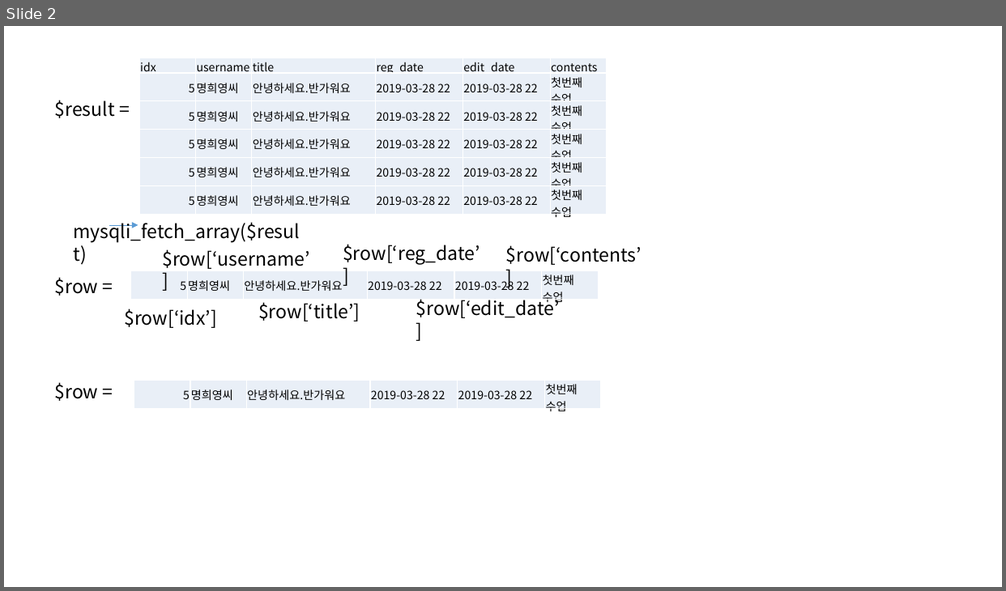
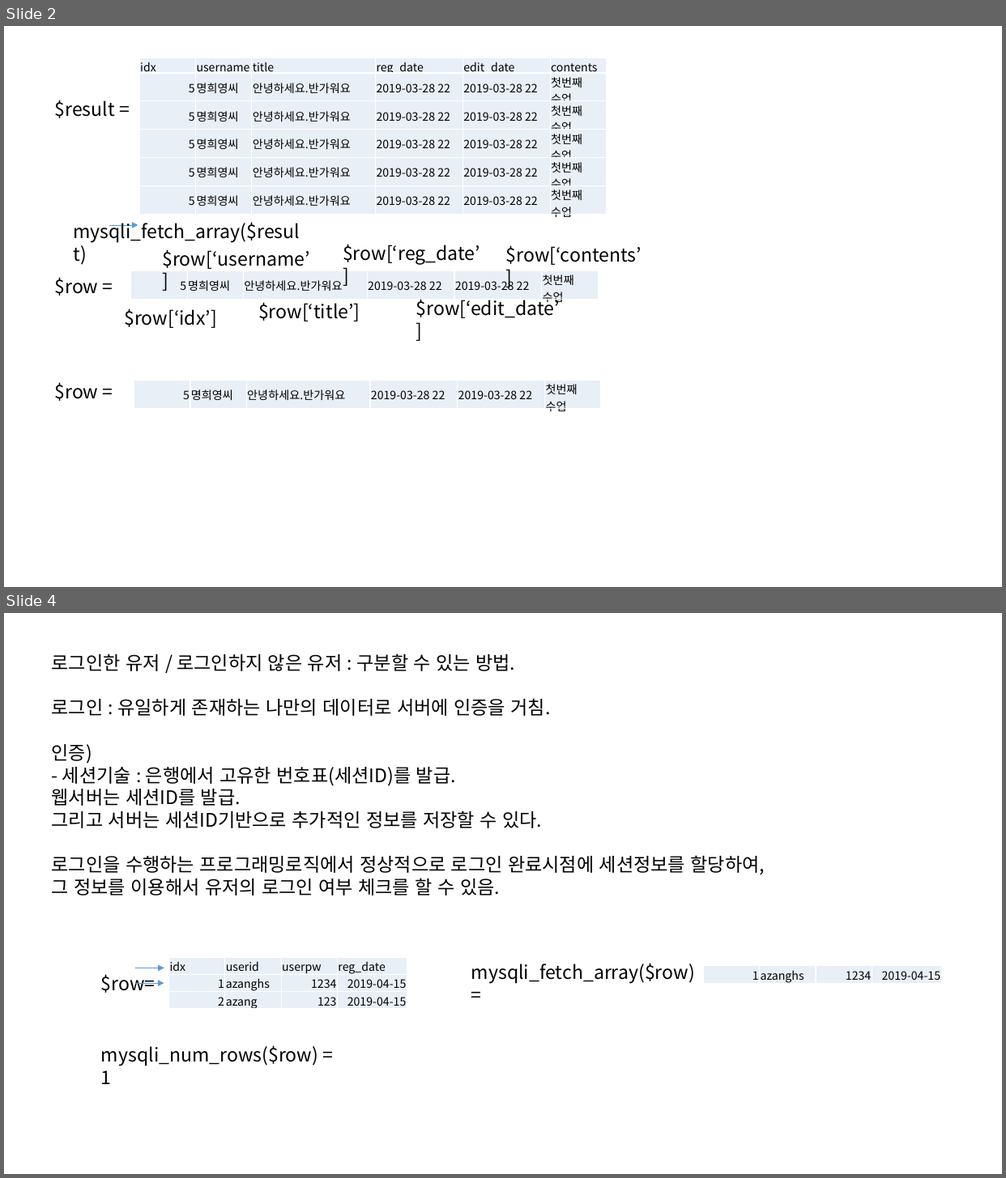
Before and after one commit to hyeung-suk-jang/phpsite, a slide deck: 0415.pptx. Shown one above the other, each under a label of ours: slide 2 before the commit, slides 2 and 4 after it; the slides between them are not shown. The pictures are 1006x591 and 1006x1178 pixels, drawn with LibreOffice and Linux fonts; fonts in the diff are those of the drawing. Boxes give left, top, right and bottom in pixels: in the first picture for what was removed or moved away, otherwise in the second. Text is boxed around its words. In the diff, an @@ line names an element or a change of style, - is before the commit and + after.

```diff
--- a/0415.pptx
+++ b/0415.pptx
@@ slide 4 added at (4, 613, 1002, 1174), background #FFFFFF @@
@@ text added at (52, 653, 765, 896), 18 pt, text #000000 @@
+로그인한 유저 / 로그인하지 않은 유저 : 구분할 수 있는 방법.
+로그인 : 유일하게 존재하는 나만의 데이터로 서버에 인증을 거침.
+인증)
+- 세션기술 : 은행에서 고유한 번호표(세션ID)를 발급.
+웹서버는 세션ID를 발급.
+그리고 서버는 세션ID기반으로 추가적인 정보를 저장할 수 있다.
+로그인을 수행하는 프로그래밍로직에서 정상적으로 로그인 완료시점에 세션정보를 할당하여,
+그 정보를 이용해서 유저의 로그인 여부 체크를 할 수 있음.
@@ text added at (101, 974, 155, 993), 18 pt, text #000000 @@
+$row=
@@ arrow added from (136, 969) to (164, 969), #5B9BD5 0.5 pt @@
@@ table added at (168, 957, 407, 1012), 3 rows, 4 columns @@
+idx | userid | userpw | reg_date
+1 | azanghs | 1234 | 2019-04-15
+2 | azang | 123 | 2019-04-15
@@ text added at (471, 963, 695, 984), 18 pt, text #000000 @@
+mysqli_fetch_array($row) =
@@ table added at (703, 966, 941, 986), 1 rows, 4 columns @@
+1 | azanghs | 1234 | 2019-04-15
@@ arrow added from (136, 983) to (164, 983), #5B9BD5 0.5 pt @@
@@ text added at (101, 1046, 318, 1084), 18 pt, text #000000 @@
+mysqli_num_rows($row) = 1
```
Also in this commit, not shown: 1 slide changed, 1 other slide added, 12 other files.
